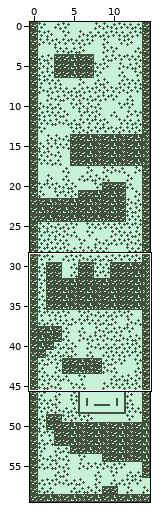
One commit to this Tiled map: maps/map_test.tmx. Above: a wide view before the commit, with the close-up outlined.
Close-up. The starting point:
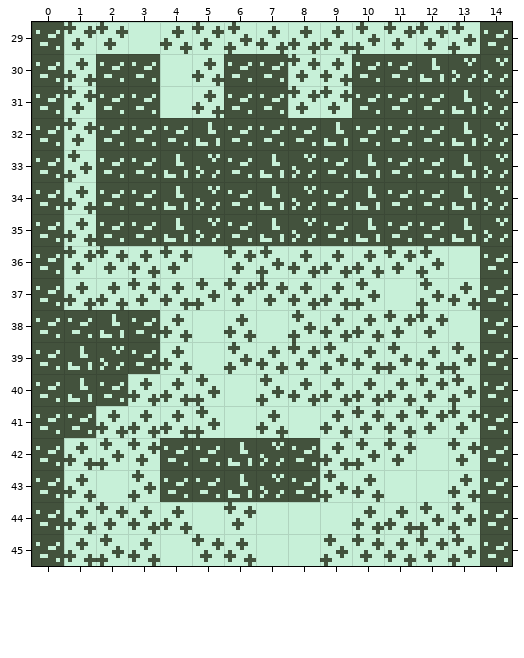
Cells are 8x8 px. Shown: x 0..14, y 29..45. The commit also changed other parts of the map, which this record leaves out.
The result:
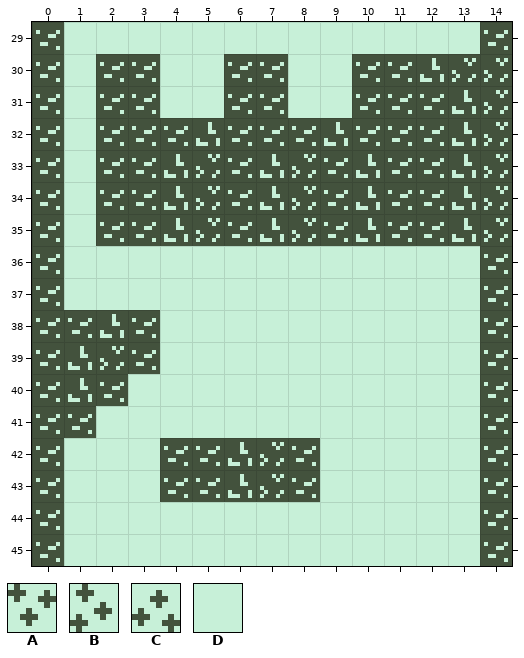
Key: from "sprite_sheet": A 45, B 46, C 47, D 51.
_ is an empty cell.
Edits made:
Layer "Layer 1":
Tile A gives way to tile D in row 29 at x 1 to 2, 5 and 11 to 12; in row 30 at x 8; in row 31 at x 1 and 8 to 9; in row 32 at x 1; in row 36 at x 1 to 2, 4, 6 and 11; in row 37 at x 3 and 6 to 7.
Tile A gives way to tile D in row 38 at x 11 to 12; in row 39 at x 8; in row 40 at x 12; in row 41 at x 10 and 12 to 13; in row 42 at x 3, 11 and 13; in row 44 at x 2 and 6.
Tile A gives way to tile D in row 45 at x 5, 10 and 12.
Tile B gives way to tile D in row 29 at x 6, 10 and 13; in row 33 at x 1; in row 36 at x 7 and 12; in row 37 at x 5, 10 and 12; in row 38 at x 8; in row 39 at x 6, 9, 11 and 13.
Tile B gives way to tile D in row 40 at x 5, 7 and 13; in row 41 at x 5; in row 42 at x 2 and 10; in row 43 at x 3 and 9; in row 44 at x 12 to 13; in row 45 at x 2, 9 and 13.
Tile C gives way to tile D in row 29 at x 4 and 7 to 9; in row 30 at x 1, 5 and 9; in row 31 at x 5; in rows 34 to 35 at x 1; in row 36 at x 3 and 8 to 10; in row 37 at x 1 to 2, 4, 8 to 9 and 13.
Tile C gives way to tile D in row 38 at x 4, 6 and 9 to 10; in row 39 at x 4, 7, 10 and 12; in row 40 at x 3 to 4 and 8 to 11; in row 41 at x 2 to 4, 7, 9 and 11; in row 42 at x 1 and 9; in row 43 at x 1, 10 and 13.
Tile C gives way to tile D in row 44 at x 1, 3 to 4 and 10 to 11; in row 45 at x 1, 3, 6 and 11.
Boxes around the changes in both close-ups, in picture pixels (x1, y1, x2, y2):
changed: (64, 22, 480, 566)
